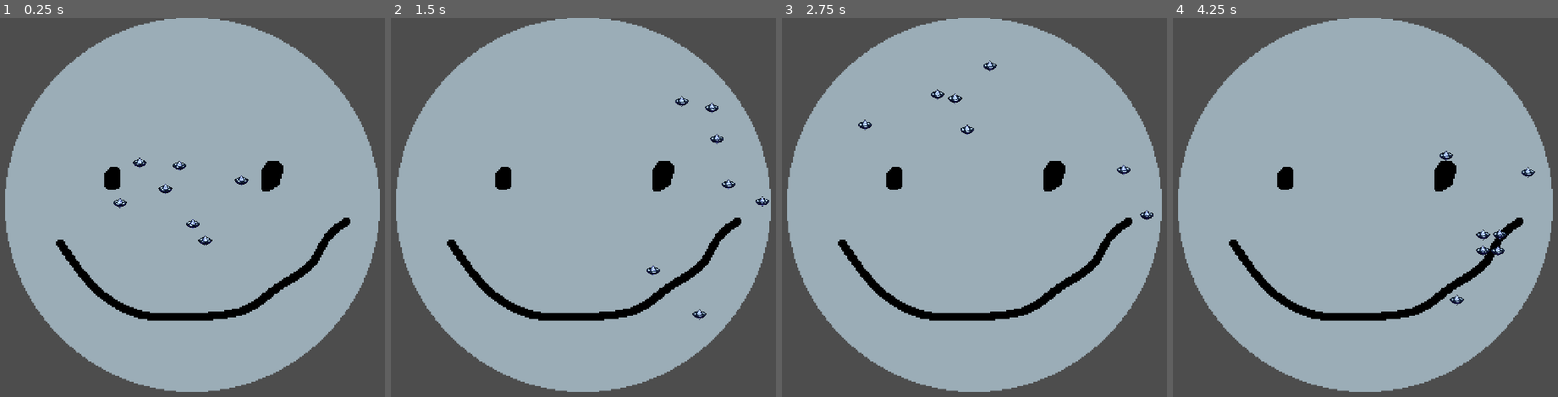
Above: before the commit, frames 1-4 (left to right).
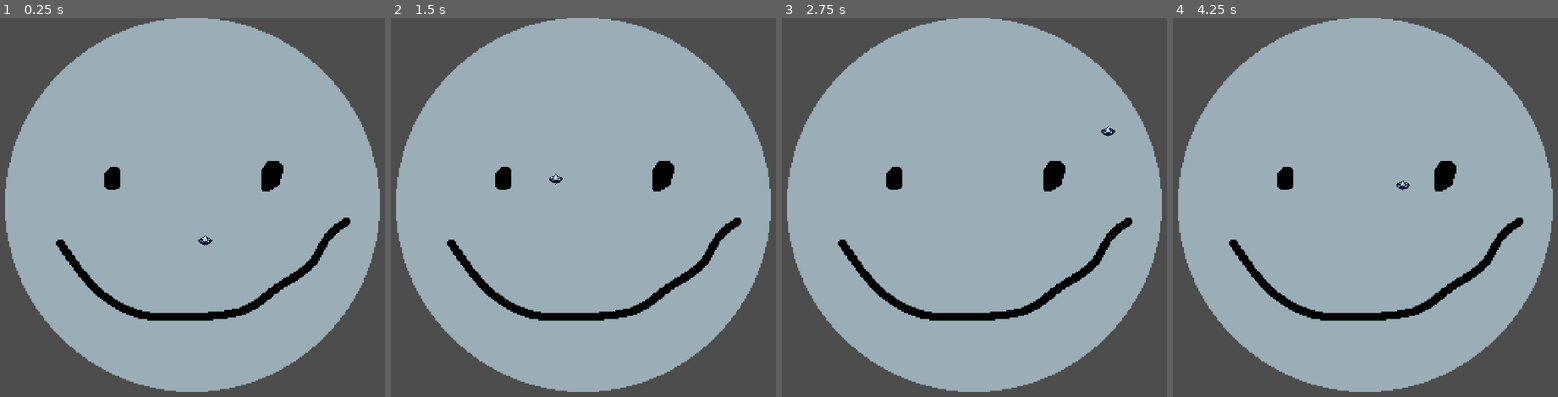
Above: after the commit, the same moments.

Repository: Dragos-Lup/spin
Game: Godot game, scene res://scenes/testing_scene.tscn
Same seed, same stepped clock (60 frames per second), same inputs: the game is played once before the commit and once after it.
Inputs (mouse positions are in pixels of both pictures, inside the frame that each line leads up to):
- Up to frame 1 (0.25 s): no input
- Up to frame 2 (1.5 s): tap Enter at 0.5 s; move the mouse to (741, 188) at 0.52 s; hold D (right) 0.53-1.28 s; click (741, 188) at 0.6 s; move the mouse to (456, 226) at 1.27 s; hold S (down) from 1.28 s (still down); click (456, 226) at 1.35 s
- Up to frame 3 (2.75 s): move the mouse to (1051, 124) at 2.02 s; release S (down) at 2.03 s; hold D (right) from 2.03 s (still down); click (1051, 124) at 2.1 s
- Up to frame 4 (4.25 s): move the mouse to (1338, 283) at 2.77 s; release D (right) at 2.78 s; hold W (up) 2.78-3.53 s; click (1338, 283) at 2.85 s; move the mouse to (outside the picture) at 3.52 s; hold A (left) from 3.53 s (still down); click (outside the picture) at 3.6 s

The runs differ from the first frame. In frame 1, 0.4% of the frame differs, in the area x 29-65%, y 36-60%; in frame 2, 0.5%; in frame 3, 0.5%, in the area x 19-97%, y 11-54%; in frame 4, 0.5%.

Commit message:
minor tweaks

Diff:
--- a/scenes/main_character.tscn
+++ b/scenes/main_character.tscn
@@ -32,7 +32,7 @@
 }],
 "loop": true,
 "name": &"default",
-"speed": 10.0
+"speed": 30.0
 }]
 
 [node name="CharacterBody2D" type="CharacterBody2D"]
--- a/scenes/testing_scene.tscn
+++ b/scenes/testing_scene.tscn
@@ -11,30 +11,6 @@
 [node name="CharacterBody2D" parent="." instance=ExtResource("1_3mtgv")]
 z_index = 5
 position = Vector2(974, 632)
-
-[node name="CharacterBody2D2" parent="." instance=ExtResource("1_3mtgv")]
-z_index = 5
-position = Vector2(939, 585)
-
-[node name="CharacterBody2D3" parent="." instance=ExtResource("1_3mtgv")]
-z_index = 5
-position = Vector2(901, 419)
-
-[node name="CharacterBody2D4" parent="." instance=ExtResource("1_3mtgv")]
-z_index = 5
-position = Vector2(1077, 461)
-
-[node name="CharacterBody2D5" parent="." instance=ExtResource("1_3mtgv")]
-z_index = 5
-position = Vector2(861, 485)
-
-[node name="CharacterBody2D6" parent="." instance=ExtResource("1_3mtgv")]
-z_index = 5
-position = Vector2(732, 525)
-
-[node name="CharacterBody2D7" parent="." instance=ExtResource("1_3mtgv")]
-z_index = 5
-position = Vector2(788, 411)
 
 [node name="Area2D" type="StaticBody2D" parent="."]
 position = Vector2(938, 531)
@@ -69,4 +45,4 @@
 "slice": "",
 "source": "res://asesprite/dragosbad/arena.aseprite"
 }
-metadata/_aseprite_wizard_source_file_hash_ = "c87152ebc52d2b2c9bbc4ca75273170d"
+metadata/_aseprite_wizard_source_file_hash_ = "b084bc7ddb7e7d36b1f434aeb821e71d"
Binary file changed: asesprite/alexstuff/dummy.png
Binary file changed: asesprite/alexstuff/possibleprojectile.png
Binary file changed: asesprite/alexstuff/spinningtopfirstproto.png
Binary file changed: asesprite/dragosbad/arena.png
